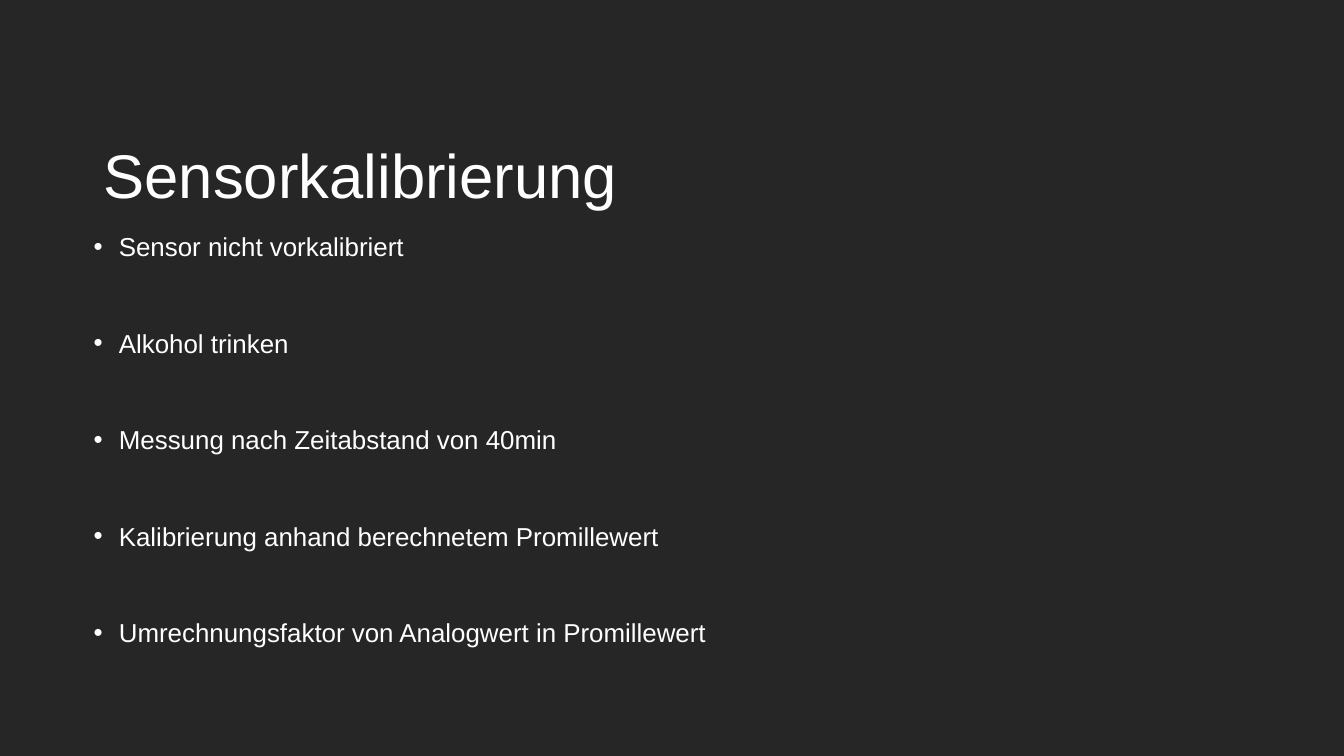
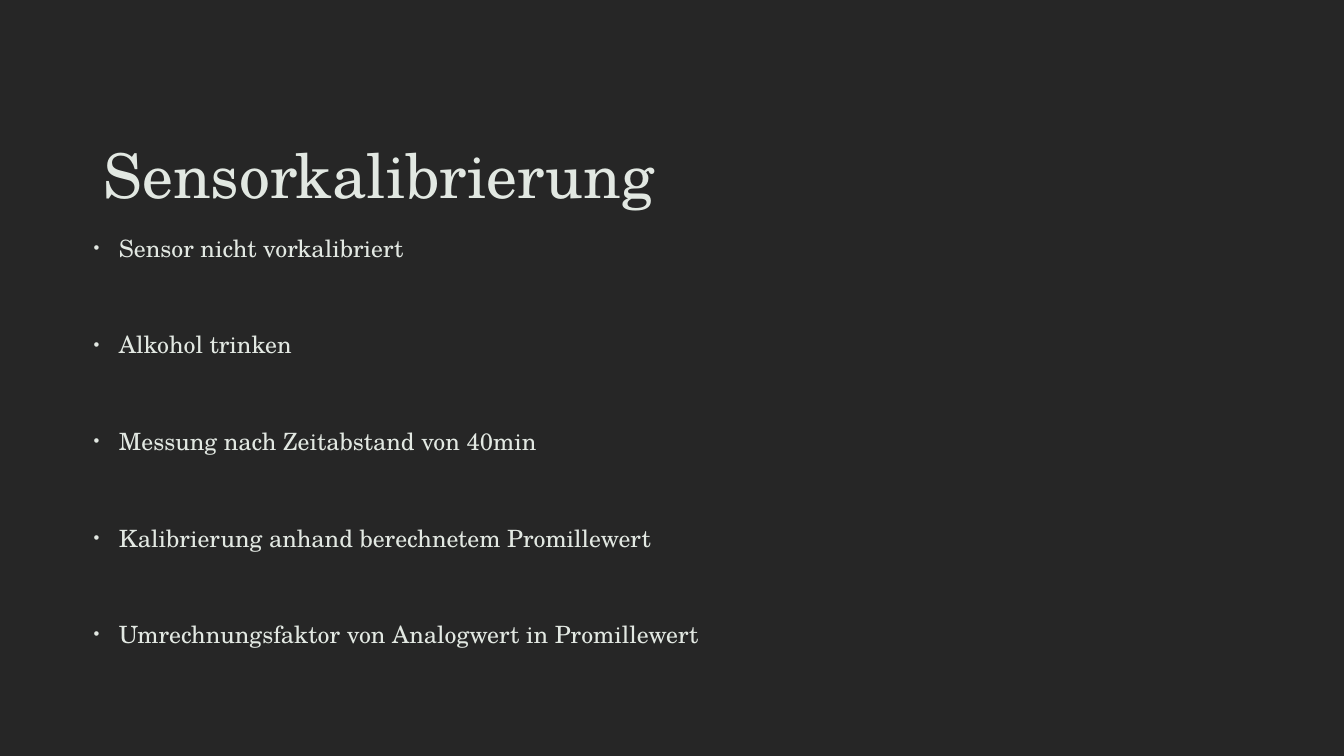
Before and after one commit to B4ldur-ts/smart-booze, a slide deck: slide 7 of Smartbooze_Pitch_Deck.pptx. Drawn at 1344x756 pixels with LibreOffice and Linux fonts; fonts in the diff are those of the drawing. Boxes give left, top, right and bottom in pixels: in the first picture for what was removed or moved away, otherwise in the second. Text is boxed around its words. In the diff, an @@ line names an element or a change of style, - is before the commit and + after.

Commit message:
update pitch deck

```diff
--- a/Smartbooze_Pitch_Deck.pptx
+++ b/Smartbooze_Pitch_Deck.pptx
@@ title "Sensorkalibrierung" at bbox=[104, 152, 655, 211]: font Arial to TeX Gyre Schola, text colour #FFFFFF to #E2E8E2 @@
@@ text "Sensor nicht vorkalibriert" at bbox=[119, 239, 699, 648]: size 18.5 to 17 pt, font Arial to TeX Gyre Schola, text colour #FFFFFF to #E2E8E2; line spacing 1.1 to 1.2 @@
```
Also in this commit, not shown: 2 other slides changed, 1 slide added, 1 slide removed.
